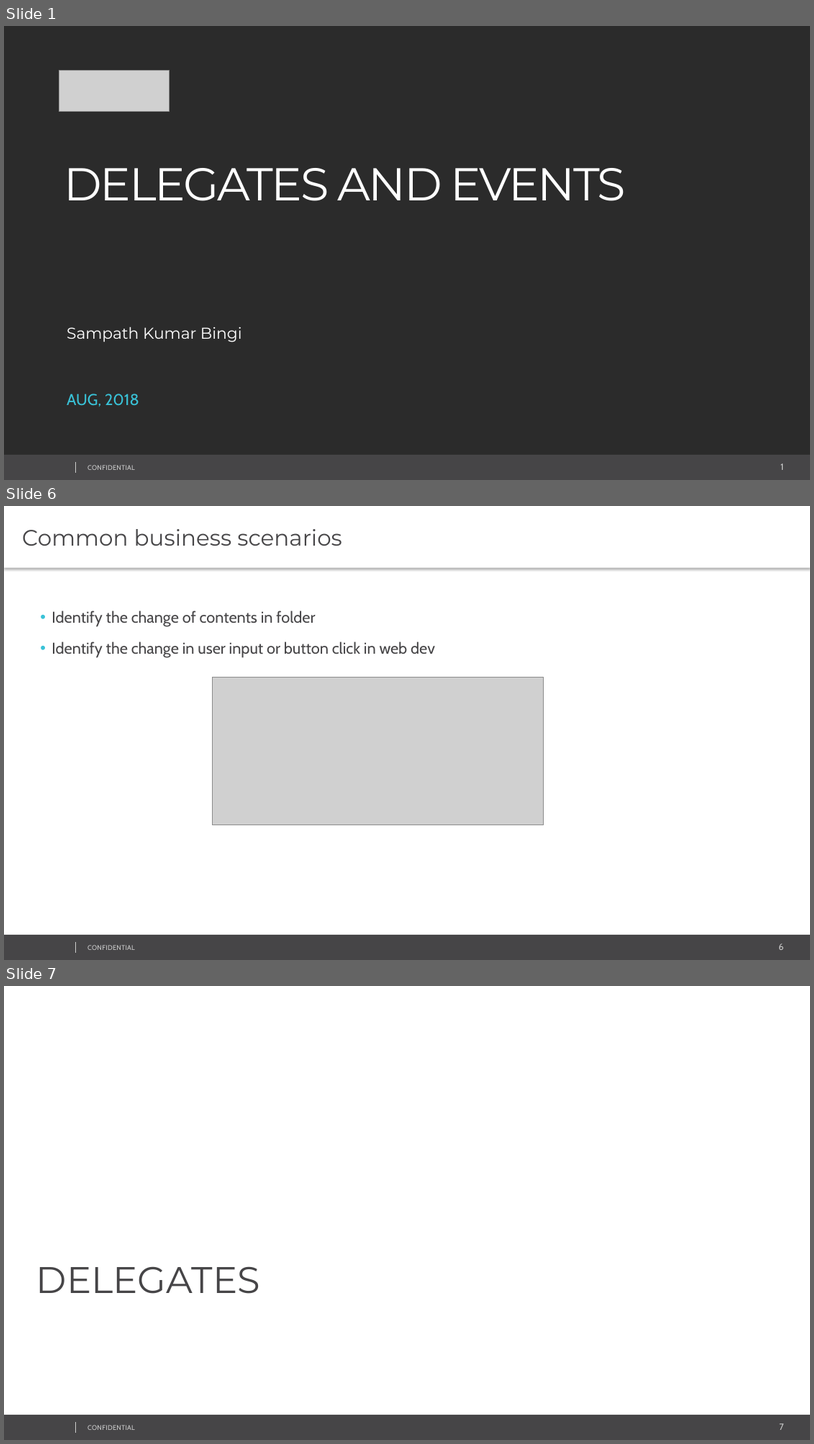
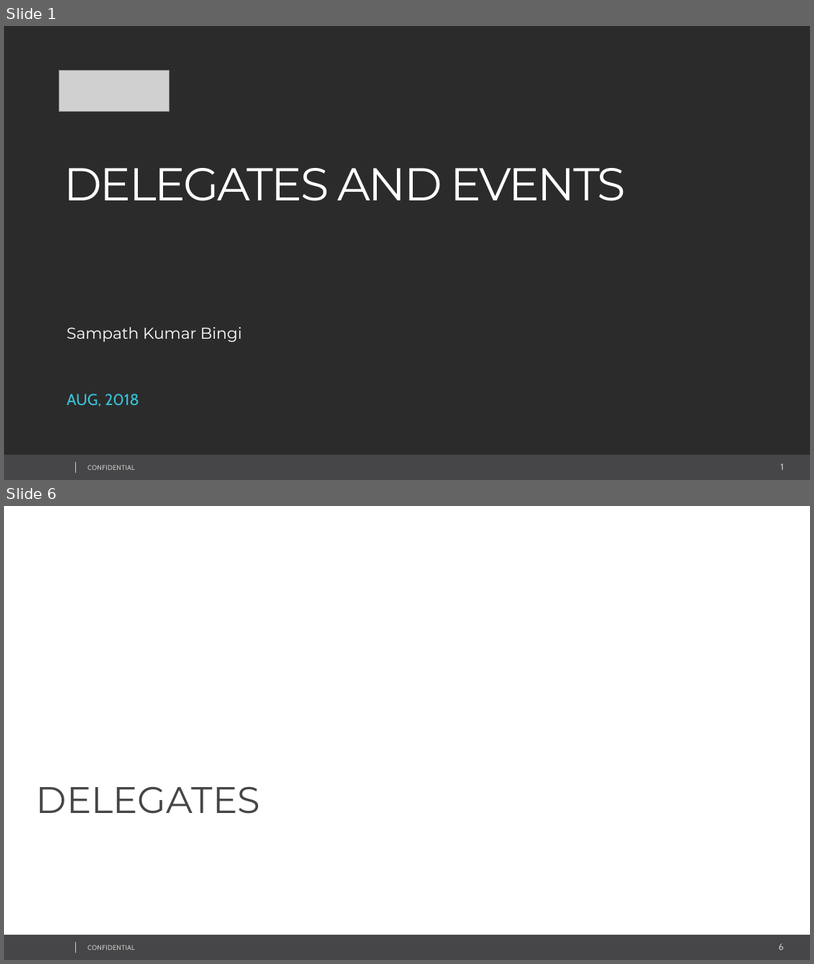
Before and after one commit to sampath42/Delegate_Events, a slide deck: M7/07 Delegates and Events.pptx. Shown one above the other, each under a label of ours: slides 1, 6 and 7 before the commit, slides 1 and 6 after it; the slides between them are not shown. The pictures are 814x1444 and 814x964 pixels, drawn with LibreOffice and Linux fonts; fonts in the diff are those of the drawing; grey boxes stand for pictures; background and template pictures are left out; a plain dark background stands for a picture behind light text. Boxes give left, top, right and bottom in pixels: in the first picture for what was removed or moved away, otherwise in the second. Text is boxed around its words. In the diff, an @@ line names an element or a change of style, - is before the commit and + after.

```diff
--- a/M7/07 Delegates and Events.pptx
+++ b/M7/07 Delegates and Events.pptx
@@ slide 6 removed at (4,506,810,960), background #FFFFFF; not listed: 4 template elements that a slide beside it also shows @@
@@ text removed at (4,506,810,568) @@
-Common business scenarios
@@ text removed at (52,610,435,658) @@
-• Identify the change of contents in folder
-• Identify the change in user input or button click in web dev
@@ picture removed at (212,677,543,825) @@
@@ what was slide 7 is now slide 6 @@
@@ page number at (779,943,784,950): text changed @@
-7
+6
```
Also in this commit, not shown: 6 slides changed, 4 slides added, 7 other slides removed, 17 other files.
